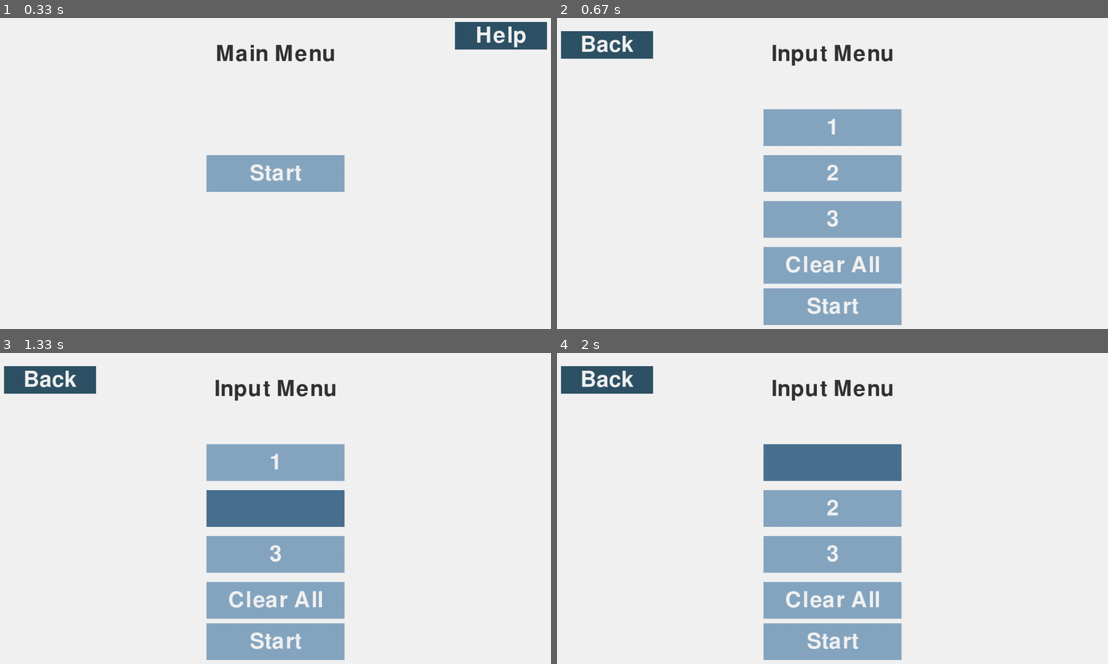
Above: before the commit, frames 1-4 (two rows, left to right).
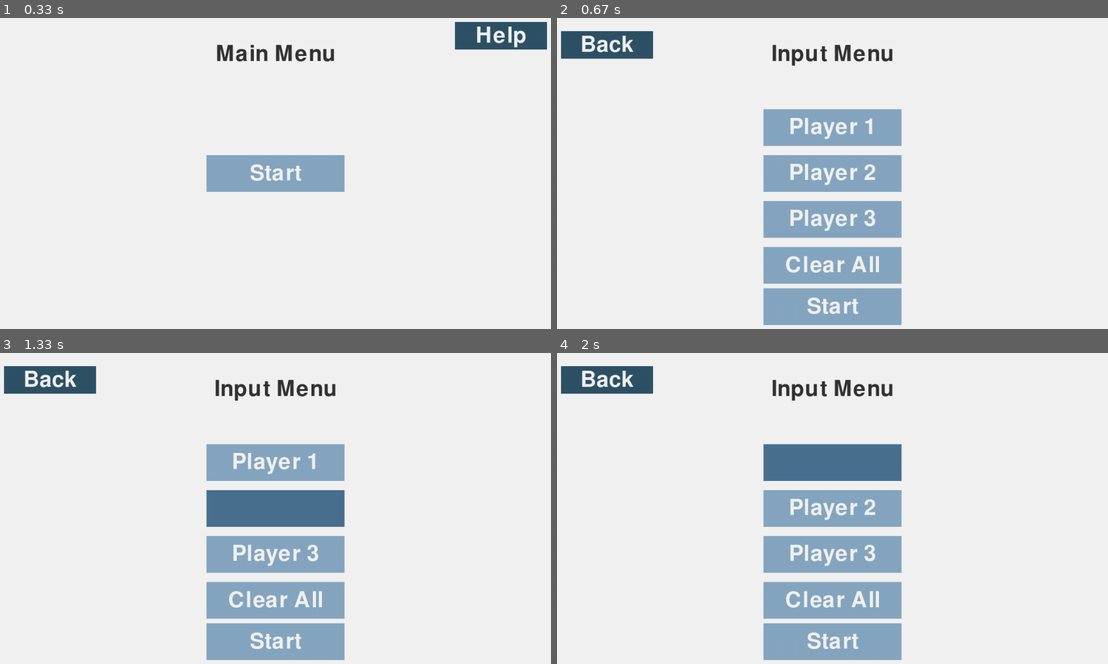
Above: after the commit, the same moments.

Repository: Leina85/A-Level-NEA
Game: pygame game, started from NEA/pipeline/Doc-NEA/P2.py
Same seed, same stepped clock (60 frames per second), same inputs: the game is played once before the commit and once after it.
Inputs (mouse positions are in pixels of both pictures, inside the frame that each line leads up to):
- Up to frame 1 (0.33 s): no input
- Up to frame 2 (0.67 s): click (832, 173) at 0.38 s
- Up to frame 3 (1.33 s): click (275, 461) at 0.72 s, where only the run after the commit has a clickable "Player 1"; click (275, 508) at 1.05 s, where only the run after the commit has a clickable "Player 2"
- Up to frame 4 (2 s): click (898, 536) at 1.38 s; click (832, 461) at 1.72 s, where only the run after the commit has a clickable "Player 1"

Frame 1 is identical in both runs. In frame 2, 1.2% of the frame differs, in the area x 42-58%, y 32-69%; in frame 3, 0.8%; in frame 4, 0.8%.

Commit message:
labelled the input buttons

Diff:
--- a/NEA/pipeline/Doc-NEA/P2.py
+++ b/NEA/pipeline/Doc-NEA/P2.py
@@ -47,9 +47,9 @@
         'title': 'Input Menu',
         'navbtn': {'text': 'Back', 'target': 'main_menu'},
         'buttons': {
-            1: {'pos': (640, 260), 'text': '', 'size': MAIN_BTN_SIZE, 'input': True},
-            2: {'pos': (640, 360), 'text': '', 'size': MAIN_BTN_SIZE, 'input': True},
-            3: {'pos': (640, 460), 'text': '', 'size': MAIN_BTN_SIZE, 'input': True},
+            1: {'pos': (640, 260), 'text': '', 'size': MAIN_BTN_SIZE, 'input': True, 'label': 'Player 1'},
+            2: {'pos': (640, 360), 'text': '', 'size': MAIN_BTN_SIZE, 'input': True, 'label': 'Player 2'},
+            3: {'pos': (640, 460), 'text': '', 'size': MAIN_BTN_SIZE, 'input': True, 'label': 'Player 3'},
             'clear': {'pos': (640, 560), 'text': 'Clear All', 'size': MAIN_BTN_SIZE},
             'start': {'pos': (640, 650), 'text': 'Start', 'target': 'start_menu', 'size': MAIN_BTN_SIZE}
         }
@@ -97,7 +97,7 @@
                             active_btn = None
                             break
 
-                        # Handle navigation
+                        # Handle navigation (including Start button)
                         if 'target' in btn_data:
                             # Check if Start button and validate inputs
                             if btn_key == 'start':
@@ -116,7 +116,8 @@
                                 print("\n=== Input Menu Values ===")
                                 for key, data in screen_info['buttons'].items():
                                     if data.get('input'):
-                                        print(f"Input {key}: {data['text']}")
+                                        label = data.get('label', str(key))
+                                        print(f"{label}: {data['text']}")
                                 print("=========================\n")
 
                             current_screen = btn_data['target']
@@ -222,7 +223,7 @@
                 if btn_data['text'] or isactive:
                     displaytext = btn_data['text']
                 else:
-                    displaytext = str(btn_key)
+                    displaytext = btn_data.get('label', str(btn_key))
             else:
                 displaytext = btn_data['text']
 
